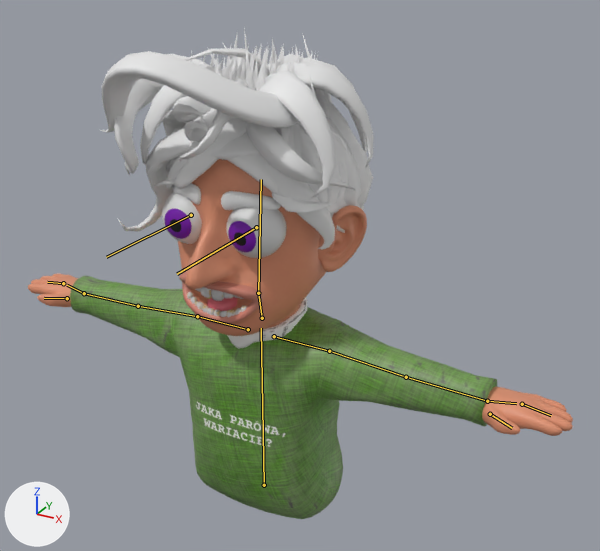
The FBX model Assets/Models/Talker_Listener/Talker_listener.fbx: old version first, new version second.
Camera for both pictures: a 50 mm camera at (1.095, -1.766, 1.406) aimed at (0.098, 0.048, 0.499). Every picture has the same lights, and +X, +Y and +Z are marked at lower left. The bones that bend it are drawn over the model as lines.

The first picture shows 'Cube', 'hair1', 'hair2', 'hair3', 'hair4', 'hair5'.
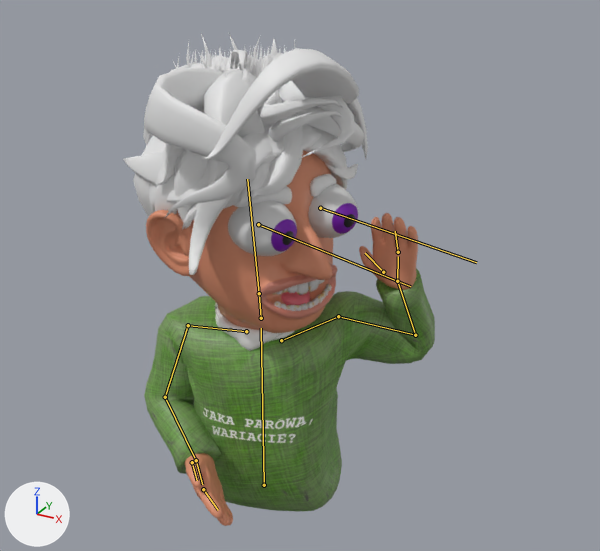
The newer file adds an action. The first version stands in its rest pose; the second is drawn at frame 74 of the action 'Armature|Blowing'.

Where the change shows, as pixel boxes [x1, y1, x2, y2] in the pictures (600 x 551 px):
'Cube', posed (47% narrower): before [28, 159, 573, 519]; after [144, 151, 435, 526]
'hair2', posed (13% narrower, 11% taller): before [114, 48, 374, 199]; after [143, 50, 368, 217]
'hair4', posed (20% narrower, 35% taller): before [101, 51, 298, 133]; after [202, 48, 359, 159]
'hair1', posed (10% narrower, 18% taller): before [118, 102, 368, 250]; after [123, 100, 348, 275]
'hair3', posed (11% taller): before [154, 110, 373, 217]; after [133, 113, 358, 232]
'hair5', posed: before [185, 26, 331, 134]; after [173, 33, 296, 138]
bone 'R_Arm', root to tip: before (197, 316) to (138, 306); after (188, 325) to (165, 397)
bone 'R_Forearm', root to tip: before (138, 306) to (84, 293); after (165, 397) to (196, 460)
bone 'R_Wrist2', root to tip: before (63, 283) to (47, 282); after (203, 489) to (218, 510)
bone 'Neck', root to tip: before (262, 318) to (258, 293); after (261, 318) to (259, 293)
bone 'Head', root to tip: before (258, 293) to (261, 179); after (259, 293) to (247, 179)
bone 'R_Eye', root to tip: before (191, 215) to (106, 257); after (258, 224) to (410, 286)
bone 'L_Eye', root to tip: before (256, 227) to (177, 274); after (320, 208) to (476, 262)
bone 'L_Shoulder', root to tip: before (274, 336) to (329, 351); after (281, 340) to (338, 316)
bone 'L_Arm', root to tip: before (329, 351) to (406, 377); after (338, 316) to (415, 335)
bone 'L_Forearm', root to tip: before (406, 377) to (487, 401); after (415, 335) to (397, 281)
bone 'L_Wrist1', root to tip: before (487, 401) to (516, 403); after (397, 281) to (398, 256)
bone 'L_Wrist3', root to tip: before (490, 414) to (512, 428); after (383, 272) to (365, 253)

The change, as a diff of the scene's bpy script:
```diff
--- a/Assets/Models/Talker_Listener/Talker_listener.fbx.py
+++ b/Assets/Models/Talker_Listener/Talker_listener.fbx.py
@@ bone_main @@
 bone_main = bpy.data.objects['Armature'].pose.bones['Main']
-bone_main.rotation_quaternion = (1.0, 0.0, 0.0, 0.0)  # degrees (0, 0, 0)
+bone_main.rotation_quaternion = (0.99, 0.0, 0.139, 0.0)  # degrees (0, 16, 0)
@@ bone_r_arm @@
 bone_r_arm = bpy.data.objects['Armature'].pose.bones['R_Arm']  # child of 'R_Shoulder'
-bone_r_arm.rotation_quaternion = (1.0, 0.0, 0.0, 0.0)  # degrees (0, 0, 0)
+bone_r_arm.rotation_quaternion = (0.791, 0.078, 0.18, 0.579)  # degrees (20, 11, 74)
@@ bone_r_forearm @@
 bone_r_forearm = bpy.data.objects['Armature'].pose.bones['R_Forearm']  # child of 'R_Arm'
-bone_r_forearm.rotation_quaternion = (1.0, 0.0, 0.0, 0.0)  # degrees (0, 0, 0)
+bone_r_forearm.rotation_quaternion = (0.846, 0.484, -0.039, -0.218)  # degrees (58, 8, -24)
@@ bone_r_wrist2 @@
 bone_r_wrist2 = bpy.data.objects['Armature'].pose.bones['R_Wrist2']  # child of 'R_Wrist1'
-bone_r_wrist2.rotation_quaternion = (1.0, 0.0, 0.0, 0.0)  # degrees (0, 0, 0)
+bone_r_wrist2.rotation_quaternion = (1.0, 0.015, 0.0, 0.0)  # degrees (2, 0, 0)
@@ bone_neck @@
 bone_neck = bpy.data.objects['Armature'].pose.bones['Neck']  # child of 'Main'
-bone_neck.rotation_quaternion = (1.0, 0.0, 0.0, 0.0)  # degrees (0, 0, 0)
+bone_neck.rotation_quaternion = (0.986, 0.0, 0.164, 0.0)  # degrees (0, 19, 0)
@@ bone_head @@
 bone_head = bpy.data.objects['Armature'].pose.bones['Head']  # child of 'Neck'
-bone_head.rotation_quaternion = (1.0, 0.0, 0.0, 0.0)  # degrees (0, 0, 0)
+bone_head.rotation_quaternion = (0.961, -0.007, 0.275, 0.005)  # degrees (-1, 32, 0)
@@ bone_r_eye @@
 bone_r_eye = bpy.data.objects['Armature'].pose.bones['R_Eye']  # child of 'Head'
-bone_r_eye.scale = (1.0, 1.0, 1.0)
+bone_r_eye.scale = (1.0, 1.63, 1.0)
@@ bone_l_eye @@
 bone_l_eye = bpy.data.objects['Armature'].pose.bones['L_Eye']  # child of 'Head'
-bone_l_eye.scale = (1.0, 1.0, 1.0)
+bone_l_eye.scale = (1.0, 1.63, 1.0)
@@ bone_l_shoulder @@
 bone_l_shoulder = bpy.data.objects['Armature'].pose.bones['L_Shoulder']  # child of 'Main'
-bone_l_shoulder.location = (0.0, 0.0, 0.0)
-bone_l_shoulder.rotation_quaternion = (1.0, 0.0, 0.0, 0.0)  # degrees (0, 0, 0)
+bone_l_shoulder.location = (0.014, 0.018, 0.003)
+bone_l_shoulder.rotation_quaternion = (0.961, -0.205, -0.039, 0.181)  # degrees (-24, 0, 21)
@@ bone_l_arm @@
 bone_l_arm = bpy.data.objects['Armature'].pose.bones['L_Arm']  # child of 'L_Shoulder'
-bone_l_arm.rotation_quaternion = (1.0, 0.0, 0.0, 0.0)  # degrees (0, 0, 0)
+bone_l_arm.rotation_quaternion = (0.788, -0.049, -0.55, -0.273)  # degrees (30, -63, -57)
@@ bone_l_forearm @@
 bone_l_forearm = bpy.data.objects['Armature'].pose.bones['L_Forearm']  # child of 'L_Arm'
-bone_l_forearm.rotation_quaternion = (1.0, 0.0, 0.0, 0.0)  # degrees (0, 0, 0)
+bone_l_forearm.rotation_quaternion = (0.502, -0.027, 0.092, 0.859)  # degrees (8, 8, 120)
@@ bone_l_wrist1 @@
 bone_l_wrist1 = bpy.data.objects['Armature'].pose.bones['L_Wrist1']  # child of 'L_Forearm'
-bone_l_wrist1.rotation_quaternion = (1.0, 0.0, 0.0, 0.0)  # degrees (0, 0, 0)
+bone_l_wrist1.rotation_quaternion = (0.957, -0.059, -0.25, -0.132)  # degrees (-3, -30, -15)
@@ bone_l_wrist3 @@
 bone_l_wrist3 = bpy.data.objects['Armature'].pose.bones['L_Wrist3']  # child of 'L_Wrist1'
-bone_l_wrist3.location = (0.0, 0.0, 0.0)
-bone_l_wrist3.rotation_quaternion = (1.0, 0.0, 0.0, 0.0)  # degrees (0, 0, 0)
+bone_l_wrist3.location = (0.013, -0.008, -0.002)
+bone_l_wrist3.rotation_quaternion = (0.993, 0.021, 0.01, 0.117)  # degrees (2, 1, 13)
```
